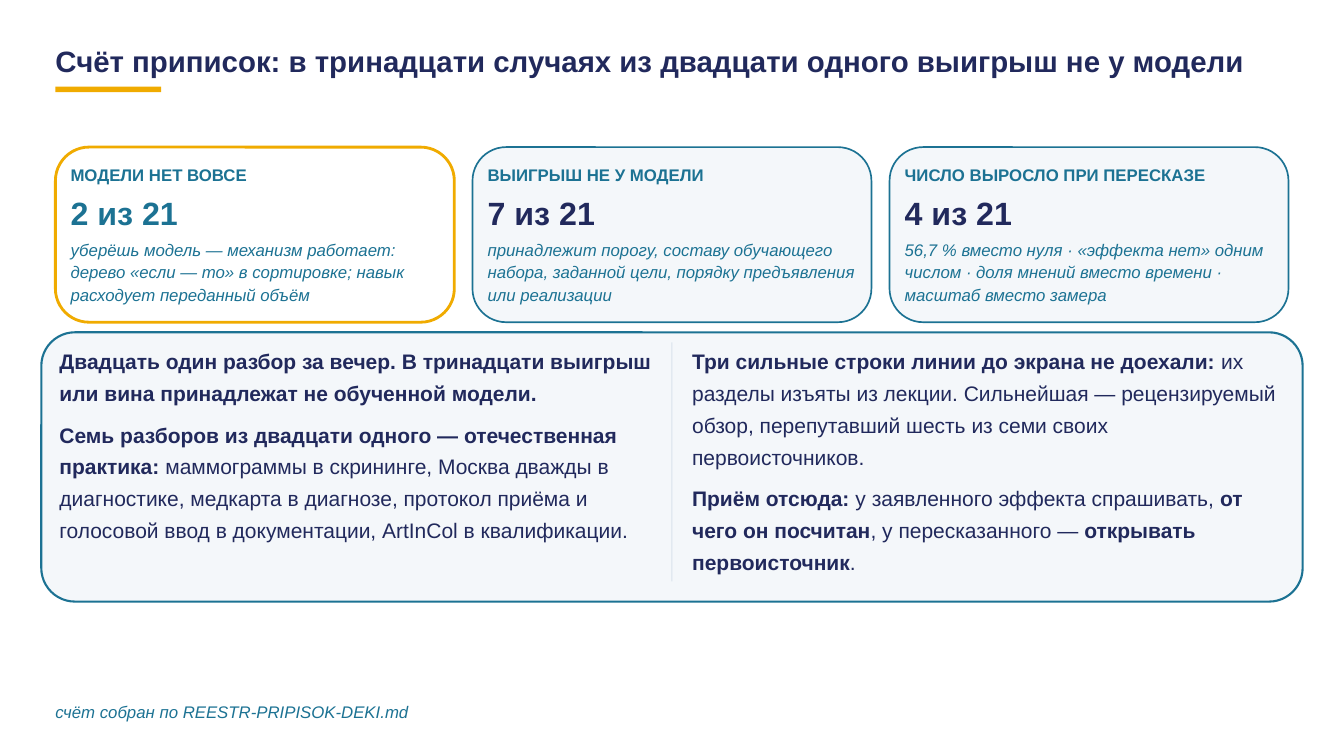
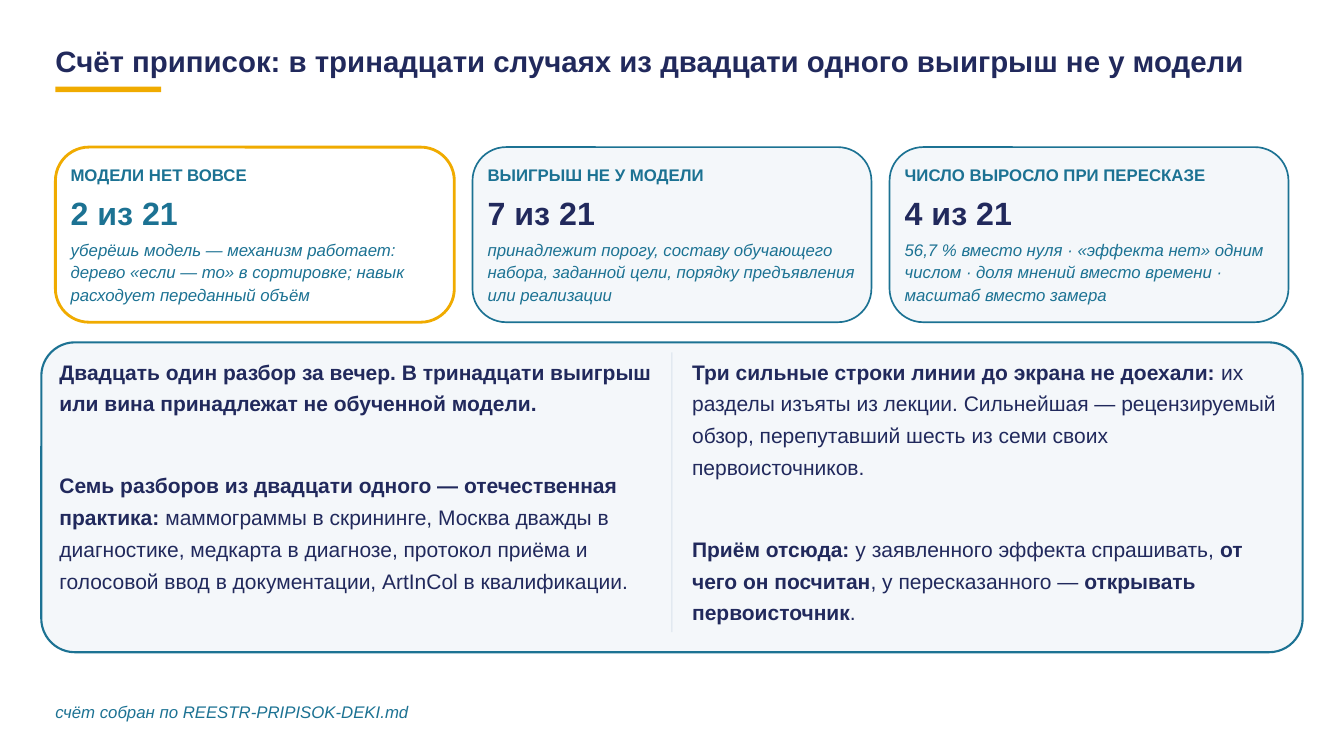
Before and after one commit to tellina-study/AI-usage-lessons, a slide deck: slide 84 of library/lectures/lec-07/rework/deck/lec-07-karkas.pptx. Drawn at 1344x756 pixels with LibreOffice and Linux fonts; fonts in the diff are those of the drawing. Boxes give left, top, right and bottom in pixels: in the first picture for what was removed or moved away, otherwise in the second. Text is boxed around its words. In the diff, an @@ line names an element or a change of style, - is before the commit and + after.

```diff
--- a/library/lectures/lec-07/rework/deck/lec-07-karkas.pptx
+++ b/library/lectures/lec-07/rework/deck/lec-07-karkas.pptx
@@ rounded rectangle: place and size @@
-rounded rectangle at [41,333,1303,602]
+rounded rectangle at [41,343,1303,652]
@@ rounded rectangle at [41,343,1303,652]: proportions changed @@
@@ text "Двадцать один разбор за вечер. ...": place and size @@
-text "Двадцать один разбор за вечер. ..." at [59,353,651,542]
+text "Двадцать один разбор за вечер. ..." at [59,364,651,593]
@@ rectangle: place and size @@
-rectangle at [671,343,673,582]
+rectangle at [671,353,673,632]
@@ text "Три сильные строки линии до ...": place and size @@
-text "Три сильные строки линии до ..." at [692,354,1275,574]
+text "Три сильные строки линии до ..." at [692,365,1275,625]
@@ text at [59,477,628,593]: more space between paragraphs @@
@@ text at [692,541,1243,625]: more space between paragraphs @@
```
Also in this commit, not shown: 49 other slides changed, 45 other files.
